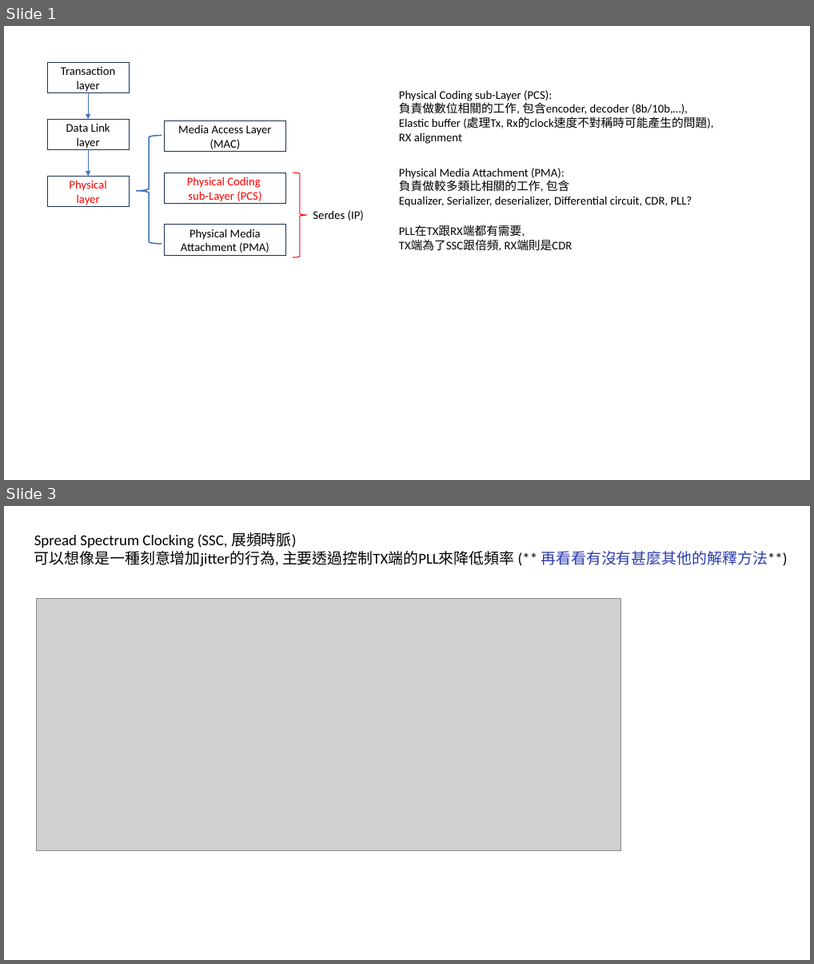
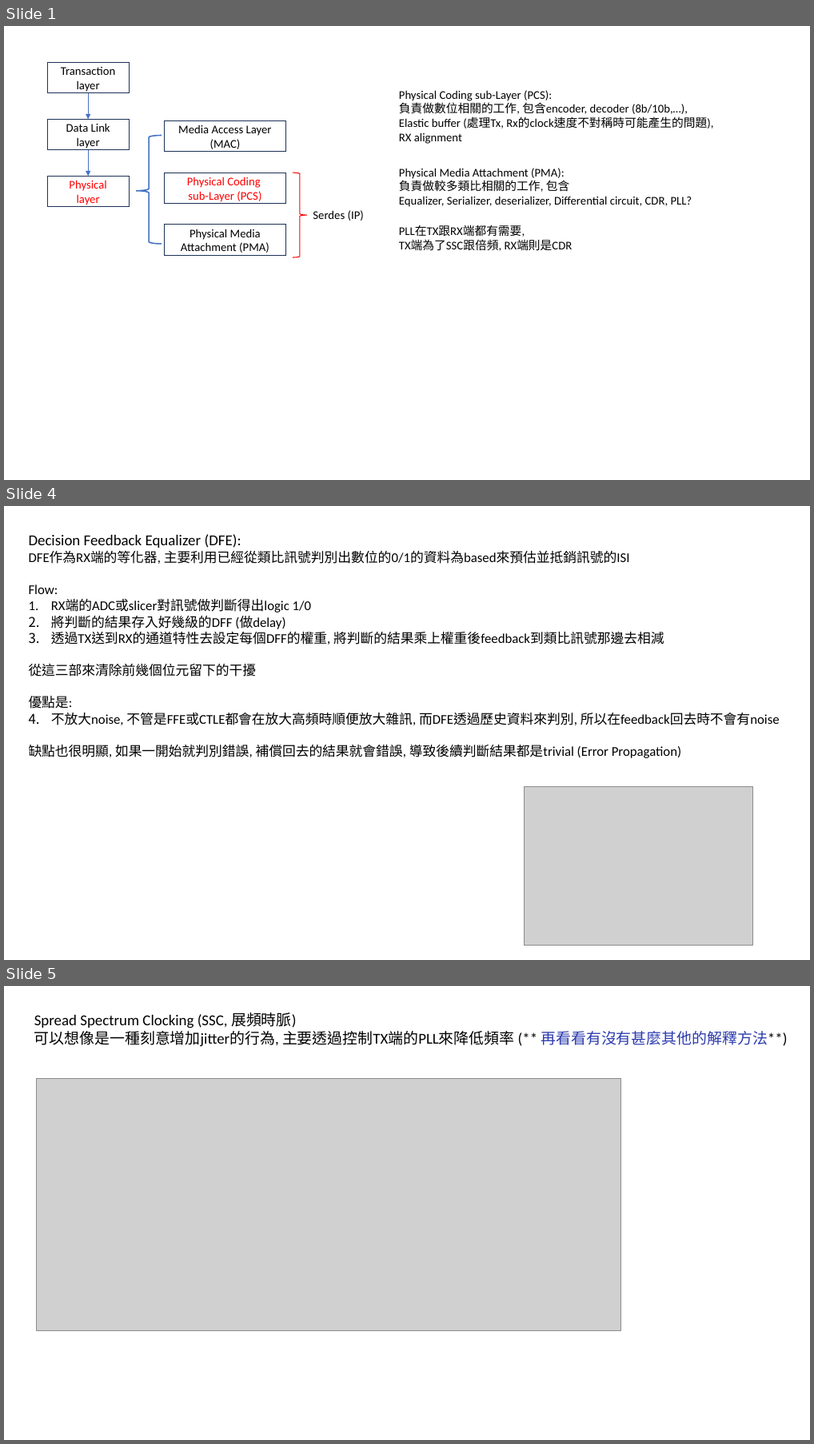
Before and after one commit to nenmatsu60302/learning_file, a slide deck: note.pptx. Shown one above the other, each under a label of ours: slides 1 and 3 before the commit, slides 1, 4 and 5 after it; the slides between them are not shown. The pictures are 814x964 and 814x1444 pixels, drawn with LibreOffice and Linux fonts; fonts in the diff are those of the drawing; grey boxes stand for pictures. Boxes give left, top, right and bottom in pixels: in the first picture for what was removed or moved away, otherwise in the second. Text is boxed around its words. In the diff, an @@ line names an element or a change of style, - is before the commit and + after.

Commit message:
0304-1

```diff
--- a/note.pptx
+++ b/note.pptx
@@ slide 4 added at <box>4,506,810,960</box>, background #FFFFFF @@
@@ text added at <box>29,534,780,758</box>, 16 pt, text #000000 @@
+Decision Feedback Equalizer (DFE):
+DFE作為RX端的等化器, 主要利用已經從類比訊號判別出數位的0/1的資料為based來預估並抵銷訊號的ISI
+Flow:
+1. RX端的ADC或slicer對訊號做判斷得出logic 1/0
+2. 將判斷的結果存入好幾級的DFF (做delay)
+3. 透過TX送到RX的通道特性去設定每個DFF的權重, 將判斷的結果乘上權重後feedback到類比訊號那邊去相減
+從這三部來清除前幾個位元留下的干擾
+優點是:
+1. 不放大noise, 不管是FFE或CTLE都會在放大高頻時順便放大雜訊, 而DFE透過歷史資料來判別, 所以在feedback回去時不會有noise
+缺點也很明顯, 如果一開始就判別錯誤, 補償回去的結果就會錯誤, 導致後續判斷結果都是trivial (Error Propagation)
@@ picture added at <box>524,787,753,945</box> @@
@@ what was slide 3 is now slide 5 @@
```
Also in this commit, not shown: 1 slide changed, 1 other slide added.
